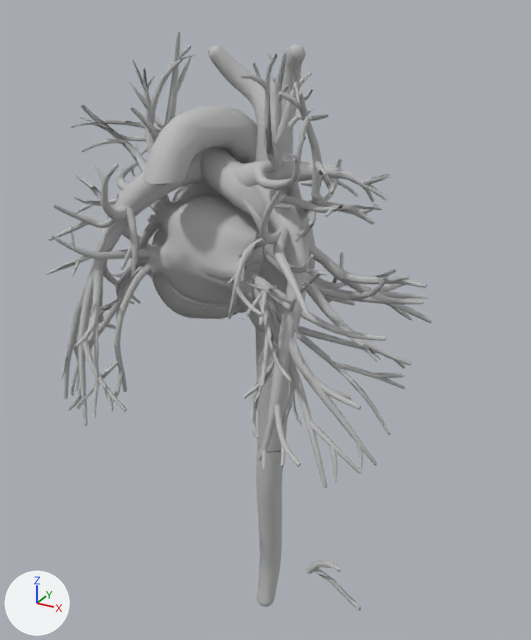
A saved change to the glTF model data/region_cardiac_lod1.glb.
Camera for both pictures: a 50 mm lens placed at (21.5, -36.0, 59.1), pointed at (0.7, 1.8, 40.3). The axes (+X, +Y, +Z) are drawn at lower left. The lights are the same throughout. The older version comes first.

The older version as bpy lines, for what is in view:
```python
me_fj3018 = bpy.data.meshes.new('FJ3018')
me_fj3018.from_pydata(...)  # 218 vertices, 409 faces; spans x 2.15..6.62, y -5.36..-0.75, z 49.99..54.17
me_fj3018.materials.append(mat_artery)  # grey #bcbcbc
me_fj3441 = bpy.data.meshes.new('FJ3441')
me_fj3441.from_pydata(...)  # 342 vertices, 633 faces; spans x 0.33..2.62, y 0.28..2.58, z 31.33..40.89
me_fj3441.materials.append(mat_vein)  # grey #bcbcbc
me_fj3482 = bpy.data.meshes.new('FJ3482')
me_fj3482.from_pydata(...)  # 170 vertices, 336 faces; spans x -2.87..2.33, y 0.98..3.16, z 51.42..56.64
me_fj3482.materials.append(mat_vein)  # grey #bcbcbc
ob_fj3018 = bpy.data.objects.new('FJ3018', me_fj3018)
ob_fj3018.location = (0.0, 0.0, 0.0)
ob_fj3441 = bpy.data.objects.new('FJ3441', me_fj3441)
ob_fj3441.location = (0.0, 0.0, 0.0)
ob_fj3482 = bpy.data.objects.new('FJ3482', me_fj3482)
ob_fj3482.location = (0.0, 0.0, 0.0)
# also in view: 'FJ3050' at (6.1, -2.7, 43.9); 'FJ3411' at (-1.5, -0.7, 51.8); 'FJ2438' at (-2.1, 1.0, 45.4); 'FJ3005' at (7.9, -4.5, 39.8); 'FJ2924' at (-4.8, -0.3, 47.9)
```
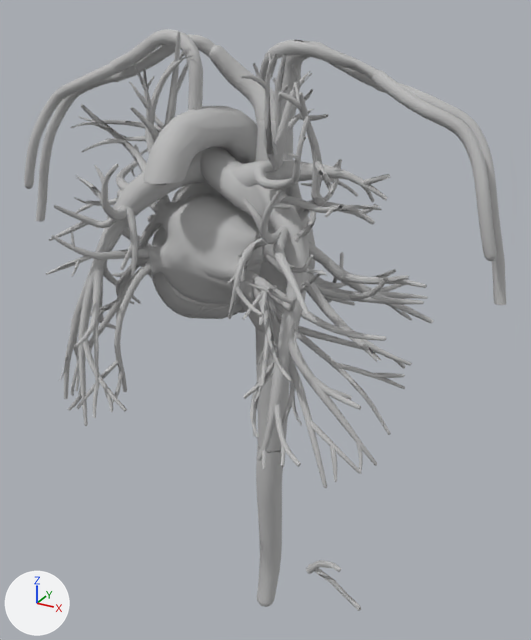
The change in detail:
Mesh me_fj3587 is new.
It has 91 vertices, 164 faces and spans x 2.17..8.61, y 0.77..2.1, z 54.61..56.99.
It uses material mat_vein (grey #bcbcbc).
Mesh me_fj3579 is new.
It has 112 vertices, 203 faces and spans x 0.91..8.15, y -0.65..1.15, z 54.94..57.14.
It uses material mat_artery (grey #bcbcbc).
Mesh me_fj3486 is new.
It has 115 vertices, 195 faces and spans x -9.49..-1.99, y 0.47..2.03, z 54.35..57.19.
It uses material mat_vein (grey #bcbcbc).
Mesh me_fj3479 is new.
It has 159 vertices, 290 faces and spans x -8.72..-1.83, y -1.39..0.48, z 52.57..57.47.
It uses material mat_artery (grey #bcbcbc).
Mesh me_fj2269 is new.
It has 496 vertices, 964 faces and spans x 7.43..15.65, y -0.94..1.44, z 45.12..55.35.
It uses material mat_vein (grey #bcbcbc).
Mesh me_fj2268 is new.
It has 412 vertices, 820 faces and spans x 7.63..15.08, y -2.07..0.57, z 47.65..55.82.
It uses material mat_artery (grey #bcbcbc).
Mesh me_fj2217 is new.
It has 488 vertices, 949 faces and spans x -15.78..-7.56, y -0.94..1.44, z 45.12..55.35.
It uses material mat_vein (grey #bcbcbc).
Mesh me_fj2216 is new.
It has 406 vertices, 808 faces and spans x -15.21..-7.76, y -2.07..0.57, z 47.65..55.83.
It uses material mat_artery (grey #bcbcbc).
Object 'FJ3587' (ob_fj3587) is new; it shows me_fj3587.
Its location is (0.0, 0.0, 0.0).
Object 'FJ3579' (ob_fj3579) is new; it shows me_fj3579.
Its location is (0.0, 0.0, 0.0).
Object 'FJ3486' (ob_fj3486) is new; it shows me_fj3486.
Its location is (0.0, 0.0, 0.0).
Object 'FJ3479' (ob_fj3479) is new; it shows me_fj3479.
Its location is (0.0, 0.0, 0.0).
Object 'FJ2269' (ob_fj2269) is new; it shows me_fj2269.
Its location is (0.0, 0.0, 0.0).
Object 'FJ2268' (ob_fj2268) is new; it shows me_fj2268.
Its location is (0.0, 0.0, 0.0).
Object 'FJ2217' (ob_fj2217) is new; it shows me_fj2217.
Its location is (0.0, 0.0, 0.0).
Object 'FJ2216' (ob_fj2216) is new; it shows me_fj2216.
Its location is (0.0, 0.0, 0.0).

What differs and where, as boxes [x1, y1, x2, y2] in the pictures (531 x 640 px):
'FJ2268', added: after [372, 70, 497, 261]
'FJ2269', added: after [373, 82, 507, 305]
'FJ3479', added: after [110, 29, 203, 111]
'FJ2216', added: after [24, 63, 127, 189]
'FJ3579', added: after [260, 40, 378, 81]
'FJ2217', added: after [36, 74, 138, 222]
'FJ3486', added: after [112, 34, 215, 82]
'FJ3587', added: after [293, 41, 374, 87]
